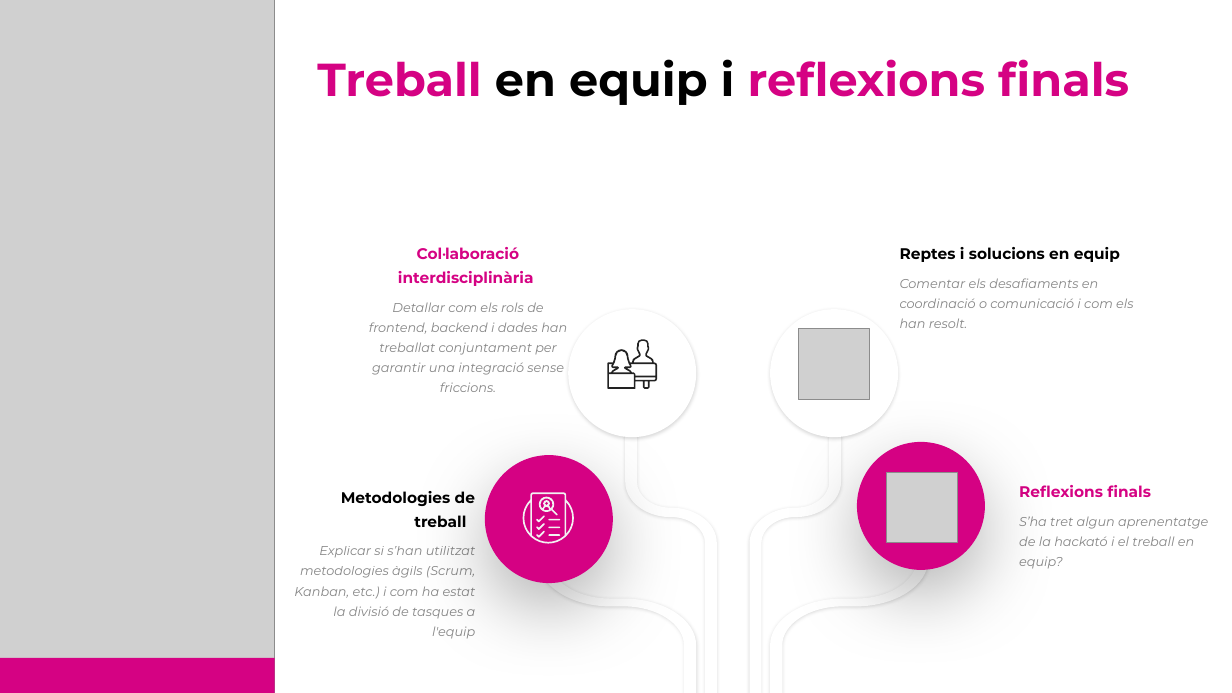
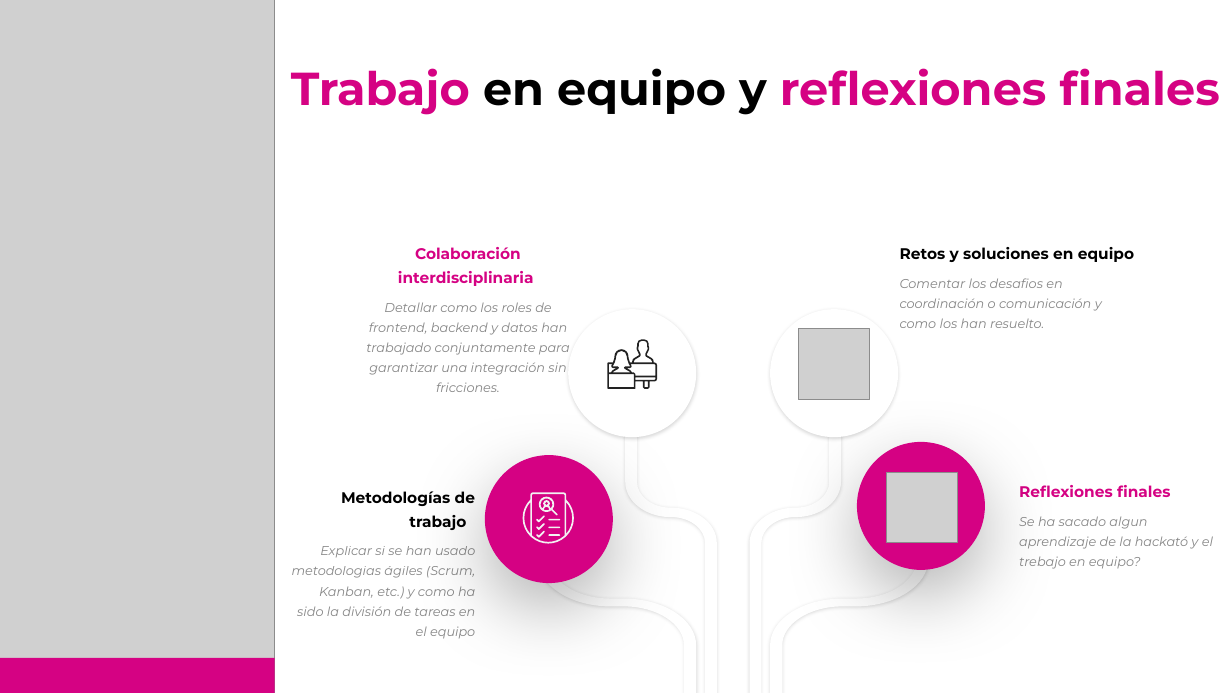
Before and after one commit to cvilafer/Datato_Equipo1_Reto3, a slide deck: slide 7 of Datato2025_Equipo1_Reto3.pptx. Drawn at 1232x693 pixels with LibreOffice and Linux fonts; fonts in the diff are those of the drawing; grey boxes stand for pictures; background and template pictures are left out. Boxes give left, top, right and bottom in pixels: in the first picture for what was removed or moved away, otherwise in the second. Text is boxed around its words. In the diff, an @@ line names an element or a change of style, - is before the commit and + after.

```diff
--- a/Datato2025_Equipo1_Reto3.pptx
+++ b/Datato2025_Equipo1_Reto3.pptx
@@ text at (291, 68, 1220, 115): text changed @@
-Treball en equip i reflexions finals
+Trabajo en equipo y reflexiones finales
@@ text at (366, 247, 570, 392): text changed @@
-Col·laboració interdisciplinària
-Detallar com els rols de frontend, backend i dades han treballat conjuntament per garantir una integració sense friccions.
+Colaboración interdisciplinaria
+Detallar como los roles de frontend, backend y datos han trabajado conjuntamente para garantizar una integración sin fricciones.
@@ text at (900, 247, 1134, 328): text changed @@
-Reptes i solucions en equip
-Comentar els desafiaments en coordinació o comunicació i com els han resolt.
+Retos y soluciones en equipo
+Comentar los desafios en coordinación o comunicación y como los han resuelto.
@@ text at (292, 491, 475, 639): text changed @@
-Metodologies de treball
-Explicar si s’han utilitzat metodologies àgils (Scrum, Kanban, etc.) i com ha estat la divisió de tasques a l'equip
+Metodologías de trabajo
+Explicar si se han usado metodologias ágiles (Scrum, Kanban, etc.) y como ha sido la división de tareas en el equipo
@@ text at (1019, 485, 1213, 569): text changed @@
-Reflexions finals
-S’ha tret algun aprenentatge de la hackató i el treball en equip?
+Reflexiones finales
+Se ha sacado algun aprendizaje de la hackató y el trebajo en equipo?
```
Also in this commit, not shown: 7 other slides changed.
